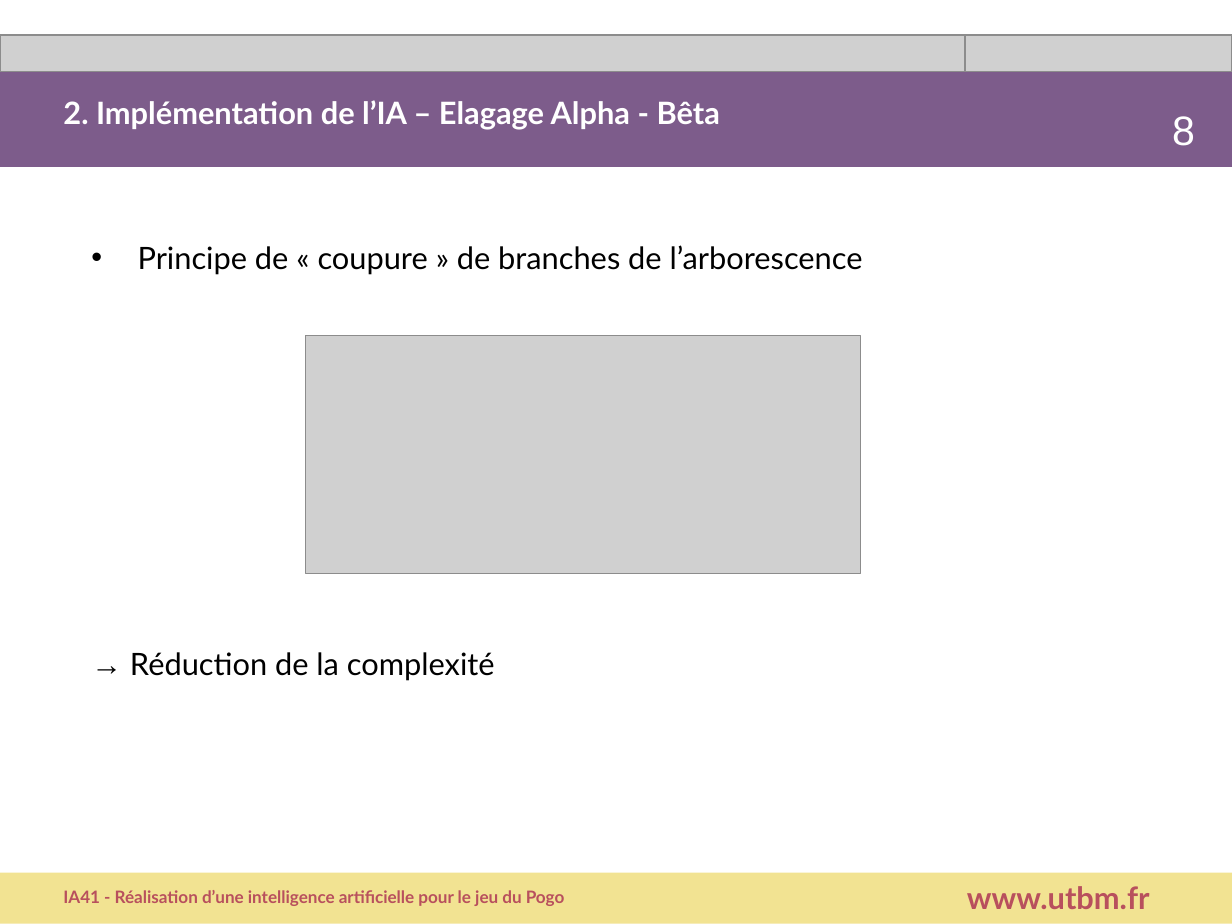
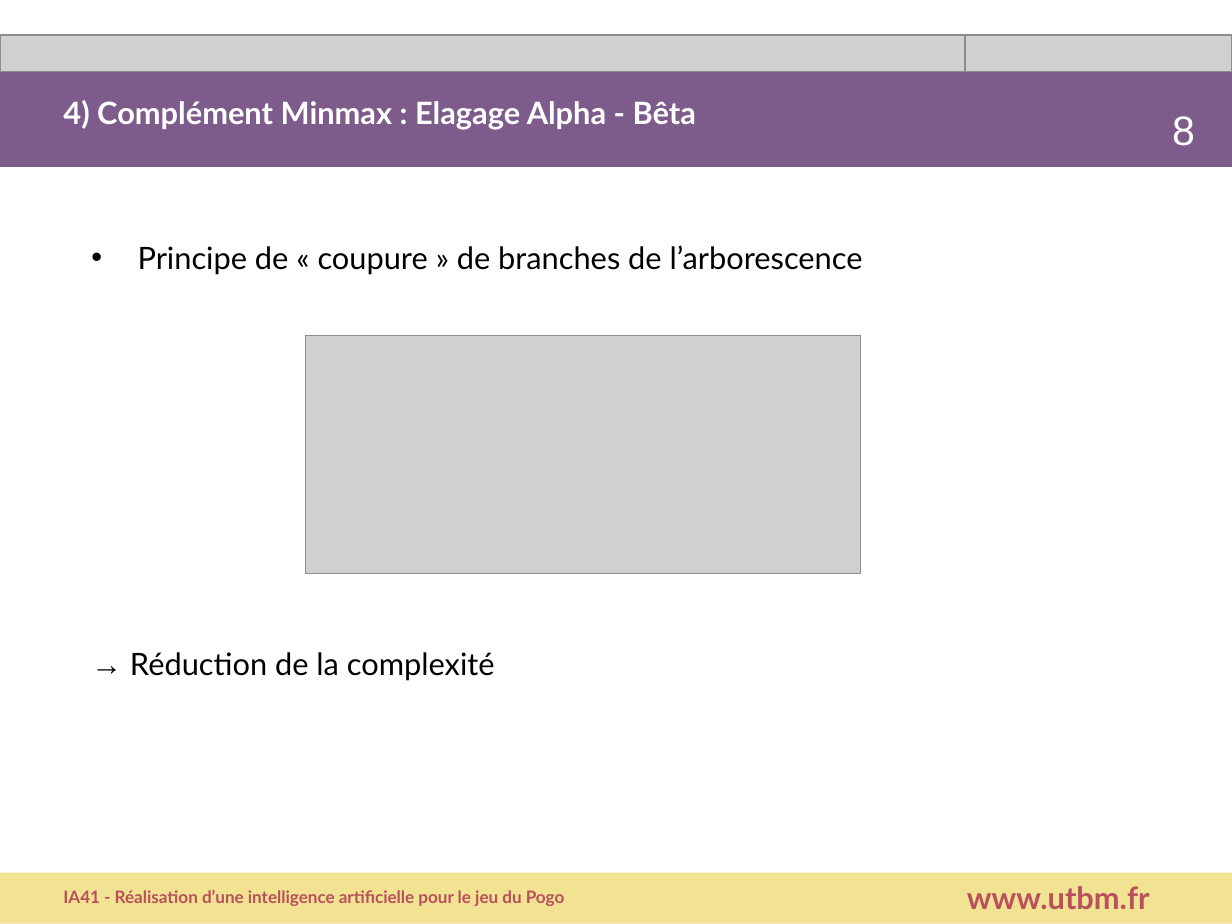
Before and after one commit to belkacemlahouel/IA41_Pogo, a slide deck: slide 7 of Presentation.ppt (slide 8 before the commit). Drawn at 1232x924 pixels with LibreOffice and Linux fonts; fonts in the diff are those of the drawing; grey boxes stand for pictures. Boxes give left, top, right and bottom in pixels: in the first picture for what was removed or moved away, otherwise in the second. Text is boxed around its words. In the diff, an @@ line names an element or a change of style, - is before the commit and + after.

```diff
--- a/Presentation.ppt
+++ b/Presentation.ppt
@@ text at box(63, 100, 696, 130): text changed @@
-2. Implémentation de l’IA – Elagage Alpha - Bêta
+4) Complément Minmax : Elagage Alpha - Bêta
```
Also in this commit, not shown: 6 other slides changed, 1 slide removed.
